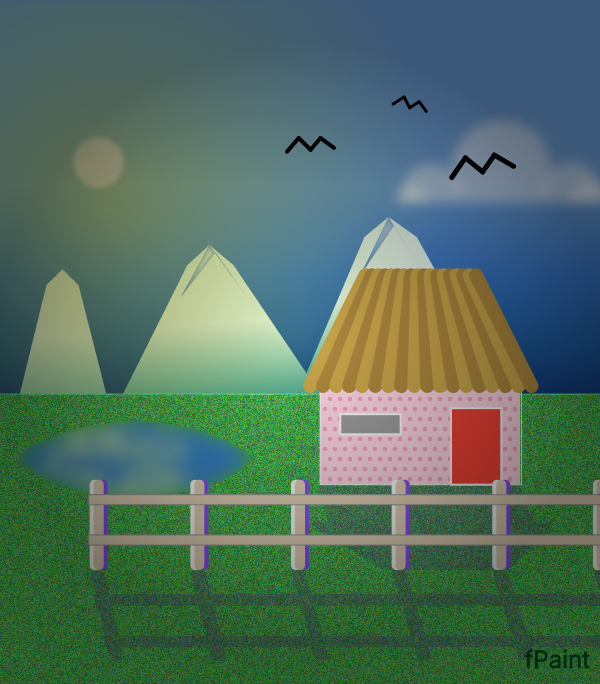
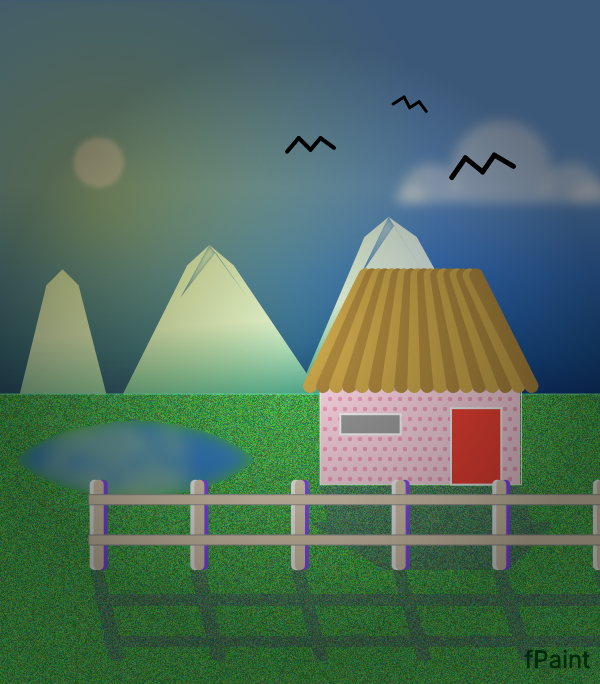
Revision of a layered 600px x 684px image; what changed, layer by layer:
painted on "Land" over [0, 394, 600, 684]
